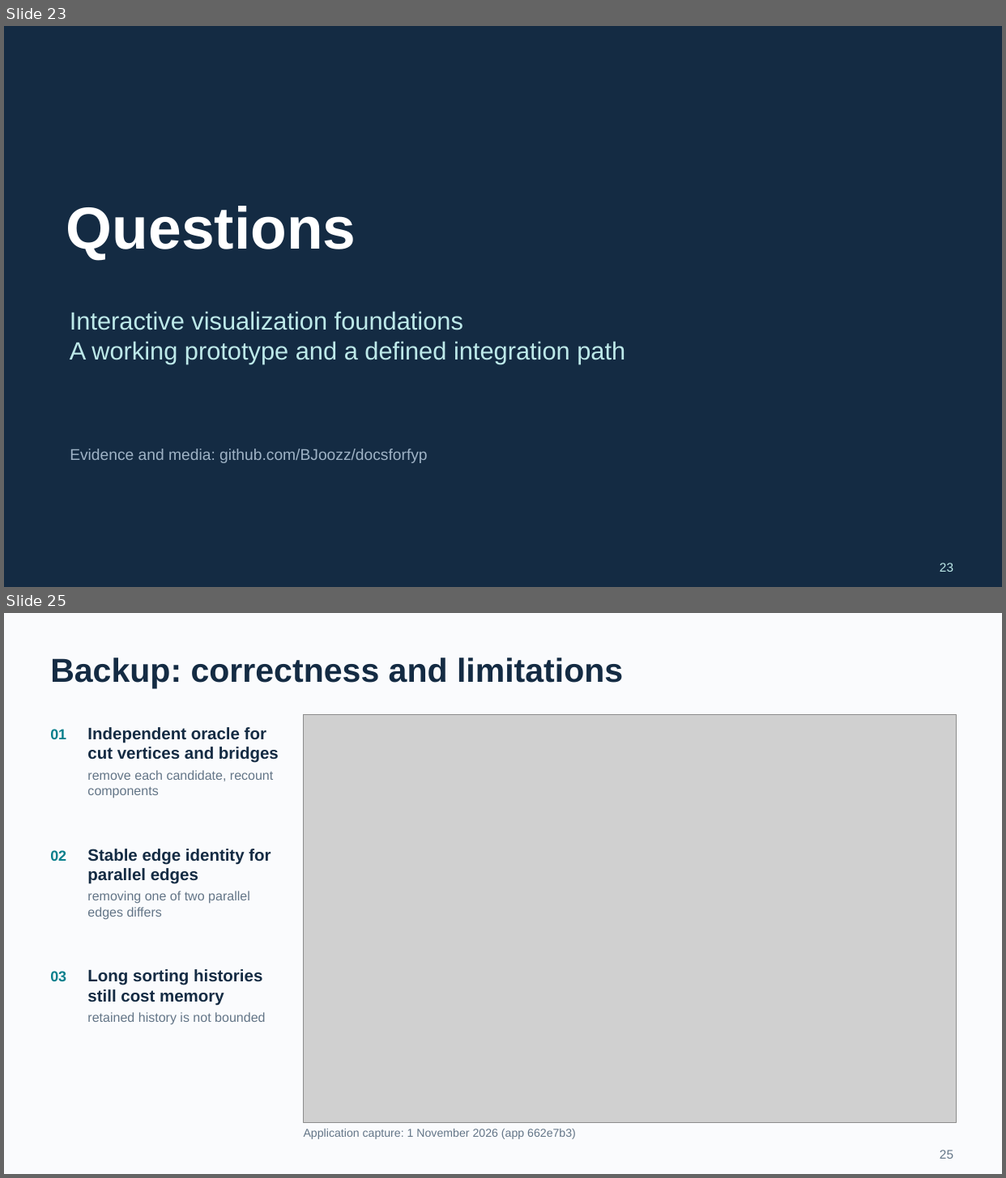
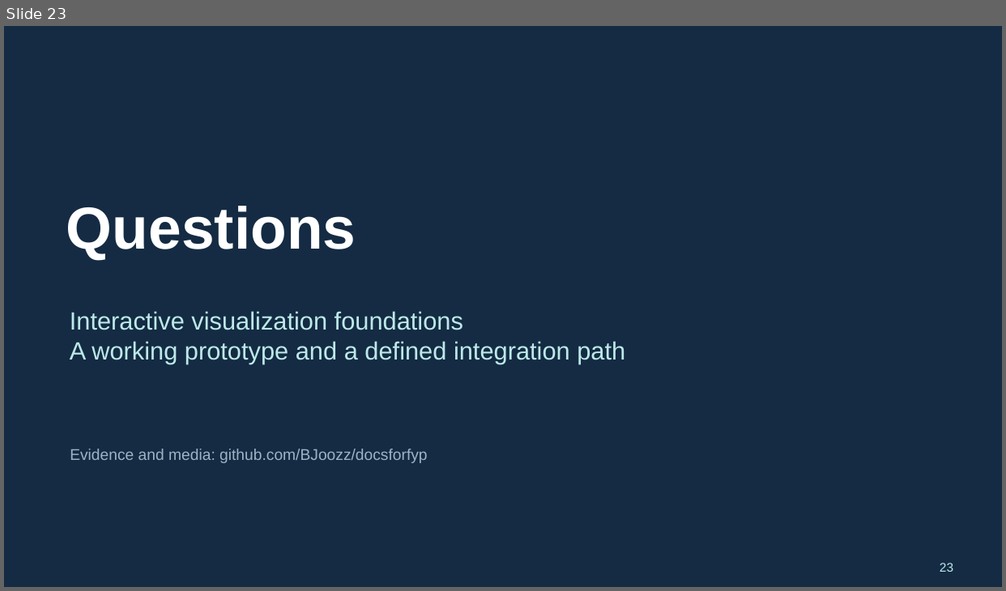
Before and after one commit to BJoozz/docsforfyp, a slide deck: presentation/VisuAlgo_CA_Presentation.pptx. Shown one above the other, each under a label of ours: slides 23 and 25 before the commit, slide 23 after it; the slides between them are not shown. The pictures are 1006x1178 and 1006x591 pixels, drawn with LibreOffice and Linux fonts; fonts in the diff are those of the drawing; grey boxes stand for pictures. Boxes give left, top, right and bottom in pixels: in the first picture for what was removed or moved away, otherwise in the second. Text is boxed around its words. In the diff, an @@ line names an element or a change of style, - is before the commit and + after.

```diff
--- a/presentation/VisuAlgo_CA_Presentation.pptx
+++ b/presentation/VisuAlgo_CA_Presentation.pptx
@@ slide 25 removed at [4,613,1002,1174], background #FAFBFD @@
@@ text removed at [50,658,623,689] @@
-Backup: correctness and limitations
@@ text removed at [50,729,66,739] @@
-01
@@ text removed at [87,727,279,798] @@
-Independent oracle for cut vertices and bridges
-remove each candidate, recount components
@@ picture removed at [304,715,957,1122] @@
@@ text removed at [50,850,66,861] @@
-02
@@ text removed at [87,849,270,920] @@
-Stable edge identity for parallel edges
-removing one of two parallel edges differs
@@ text removed at [50,971,66,982] @@
-03
@@ text removed at [87,969,265,1025] @@
-Long sorting histories still cost memory
-retained history is not bounded
@@ text removed at [304,1129,576,1139] @@
-Application capture: 1 November 2026 (app 662e7b3)
@@ text removed at [940,1150,953,1159] @@
-25
```
Also in this commit, not shown: 14 slides changed, 1 slide added, 4 other slides removed, 16 other files.
